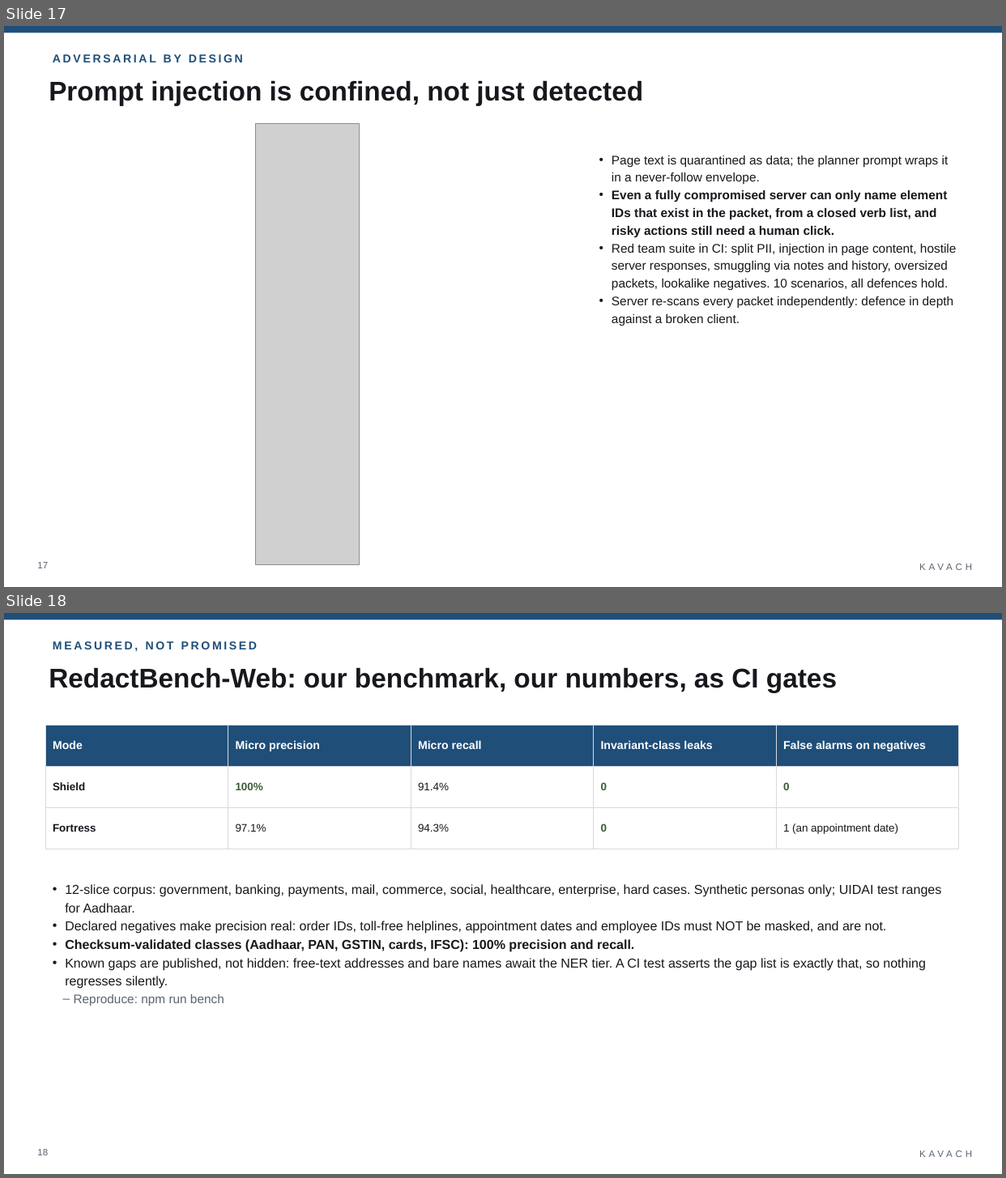
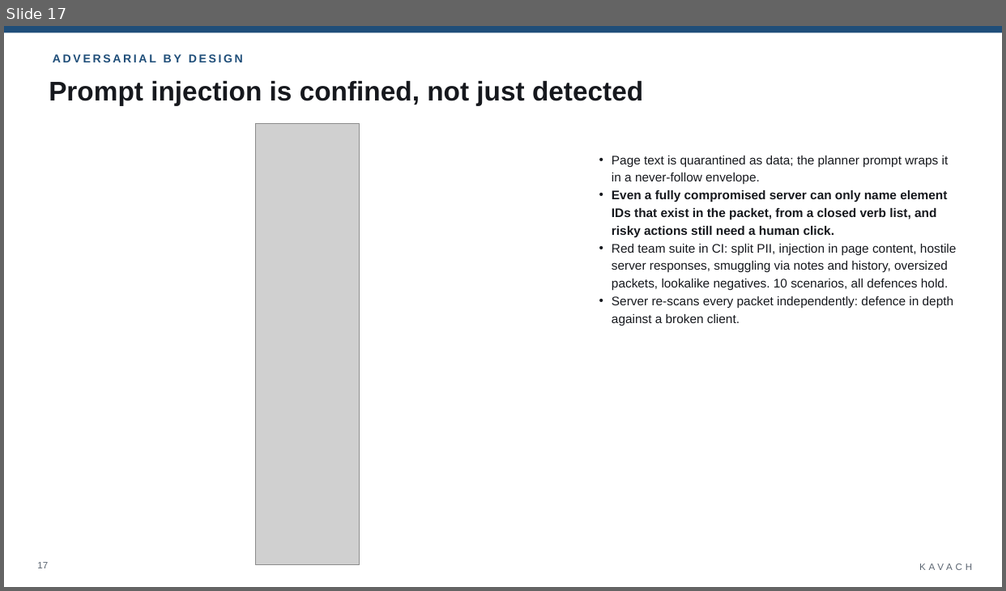
Before and after one commit to BhoomiAgrawal12/browser-vision-agent, a slide deck: docs/Kavach-SIH2026-Deck.pptx. Shown one above the other, each under a label of ours: slides 17 and 18 before the commit, slide 17 after it. The pictures are 1006x1178 and 1006x591 pixels, drawn with LibreOffice and Linux fonts; fonts in the diff are those of the drawing; grey boxes stand for pictures. Boxes give left, top, right and bottom in pixels: in the first picture for what was removed or moved away, otherwise in the second. Text is boxed around its words. In the diff, an @@ line names an element or a change of style, - is before the commit and + after.

Commit message:
Add complete benchmark slides with validated charts
Slide 18 is the comprehensive benchmark: five stat tiles (100% micro
precision, 0 invariant leaks, 0 false alarms, 15.9 ms local p50, 10/10
red team), a grouped per-class detection table with the documented gaps
in plain sight, the fortress trade-off, and the measured latency
waterfall chart. Slide 19 carries the full 18-class recall chart with
annotated gaps, the blur-attack comparison, the executable red team
results and the suite footprint. Charts are hand-built SVG following
the dataviz method (single-hue marks, direct labels, flat baseline with
rounded data ends, recessive grid, palette contrast validated) and are
rendered to PNG by the same headless pipeline as the rest of the deck.
Fresh bench run: 15.9 ms summed single-frame p50 this pass.

```diff
--- a/docs/Kavach-SIH2026-Deck.pptx
+++ b/docs/Kavach-SIH2026-Deck.pptx
@@ slide 18 removed at (4,613,1002,1174), background #FFFFFF; not listed: 2 template elements that a slide beside it also shows @@
@@ text removed at (53,641,258,651) @@
-MEASURED, NOT PROMISED
@@ text removed at (49,667,837,693) @@
-RedactBench-Web: our benchmark, our numbers, as CI gates
@@ table removed at (45,726,958,837), 3 rows, 5 columns @@
-Mode | Micro precision | Micro recall | Invariant-class leaks | False alarms on negatives
-Shield | 100% | 91.4% | 0 | 0
-Fortress | 97.1% | 94.3% | 0 | 1 (an appointment date)
@@ text removed at (65,884,941,1006) @@
-• 12-slice corpus: government, banking, payments, mail, commerce, social, healthcare, enterprise, hard cases. Synthetic personas only; UIDAI test ranges for Aadhaar.
-• Declared negatives make precision real: order IDs, toll-free helplines, appointment dates and employee IDs must NOT be masked, and are not.
-• Checksum-validated classes (Aadhaar, PAN, GSTIN, cards, IFSC): 100% precision and recall.
-• Known gaps are published, not hidden: free-text addresses and bare names await the NER tier. A CI test asserts the gap list is exactly that, so nothing regresses silently.
-  – Reproduce: npm run bench
@@ page number removed at (37,1149,48,1156) @@
-18
```
Also in this commit, not shown: 1 slide changed, 2 slides added, 1 other slide removed, 6 other files.
